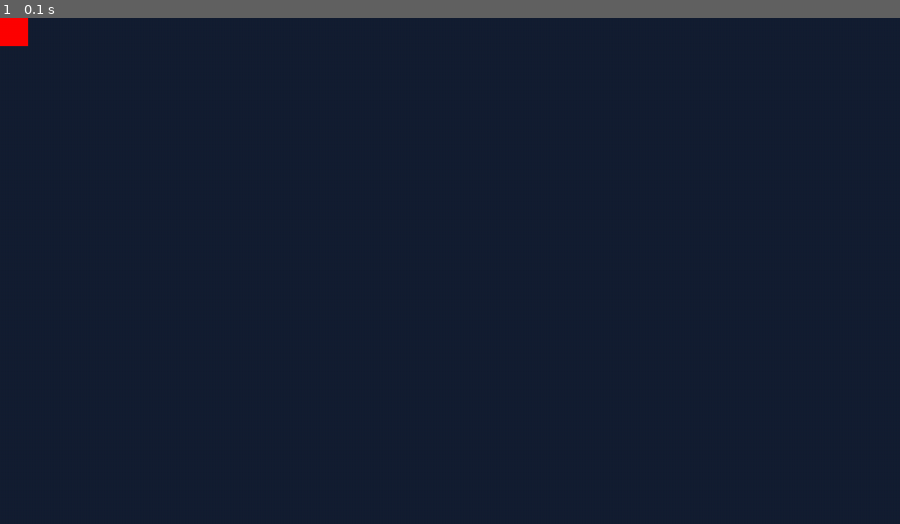
Above: before the commit, frame 1.
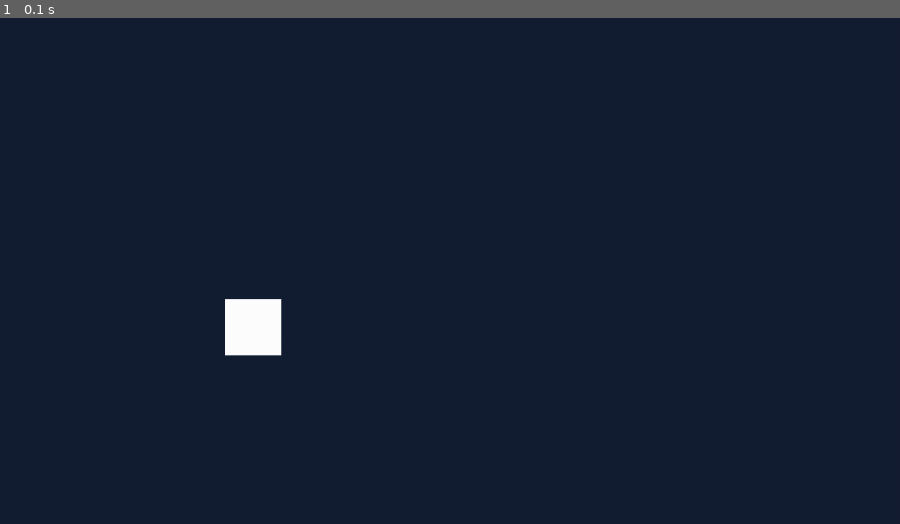
Above: after the commit, the same moment.

Repository: Additc/Curso-Python-Pygame
Game: pygame game, started from Snake_game/version_0_3/Snake03_game.py
Same seed, same stepped clock (60 frames per second), same inputs: the game is played once before the commit and once after it.
Inputs:
- Up to frame 1 (0.1 s): no input

The runs differ from the first frame. In frame 1, 0.9% of the frame differs, in the area x 0-32%, y 0-67%.

Commit message:
Snake Game

Diff:
--- a/Snake_game/version_0_3/Configuration.py
+++ b/Snake_game/version_0_3/Configuration.py
@@ -6,7 +6,12 @@
     _screen_size = (1280, 720)  # Resolución de la pantalla (ancho,alto)
     _game_title = "Snake game"   #Título del juego
     _background = (20, 30, 50)  # Fondo de la pantlla en formato RGB
+    _fps=8
 
+    #Configuraciones de la serpiente
+    _snake_block_size=80         #Tamaño del bloque de la serpiente
+    _snake_head_color=(255,255,255)   #Color de la cabeza de la serpiente
+    _snake_body_color=(0,255,0)    #Color del cuerpo de la serpiente
 
     @classmethod
     def get_screen_size(cls)->tuple[int,int]:
@@ -31,3 +36,35 @@
         :return:
         """
         return  cls._background
+
+    @classmethod
+    def get_fps(cls) -> int:
+        """
+        Getter para background.
+        :return:
+        """
+        return cls._fps
+
+    @classmethod
+    def get_snake_block_size(cls)->int:
+        """
+        Getter para _sanke_block_size.
+        :return:
+        """
+        return  cls._snake_block_size
+
+    @classmethod
+    def get_snake_head_color(cls)->tuple[int,int,int]:
+        """
+        Getter para snake_head_color.
+        :return:
+        """
+        return  cls._snake_head_color
+
+    @classmethod
+    def get_snake_body_color(cls) -> tuple[int, int, int]:
+        """
+        Getter para background.
+        :return:
+        """
+        return cls._snake_body_color
--- a/Snake_game/version_0_3/Game_funtionalities.py
+++ b/Snake_game/version_0_3/Game_funtionalities.py
@@ -18,7 +18,7 @@
     #Se regresa la bandera
     return game_over
 
-def screen_refresh(screen: pygame.surface.Surface,snake_head:SnakeBlock)->None:
+def screen_refresh(screen: pygame.surface.Surface,clock:pygame.time.Clock,snake_head:SnakeBlock)->None:
     """
     Función que administra los elementos visuales del juego.
     :return:
@@ -31,3 +31,6 @@
 
     #Se actuliza la pantalla
     pygame.display.flip()
+
+    #Se controla velocidad de pantalla de FPS del juego
+    clock.tick(Configurations.get_fps())
--- a/Snake_game/version_0_3/Snake.py
+++ b/Snake_game/version_0_3/Snake.py
@@ -1,17 +1,23 @@
 import pygame
 from pygame.sprite import Sprite
+from Configuration import Configurations
+from random import randint
 
 class SnakeBlock(Sprite):
 
-    def __init__(self):
+    def __init__(self,is_head:bool=False):
         """
         Constructor de clase
         """
-        super().__init__() #Llamar al super constructor de Sprite
+        super().__init__() #Se llama al constructor de la clase padre
 
-        color = (255,0,0)
+        if is_head:
+            color = Configurations.get_snake_head_color()
+        else:
+            color=Configurations.get_snake_body_color()
 
-        self.image=pygame.Surface((40,40))
+        snake_block_size=Configurations.get_snake_block_size()
+        self.image=pygame.Surface((snake_block_size,snake_block_size))
         self.image.fill(color)
 
         self.rect=self.image.get_rect()
@@ -24,3 +30,11 @@
         """
 
         screen.blit(self.image,self.rect)
+
+    def snake_head_init(self)->None:
+        screen_width=Configurations.get_screen_size()[0]
+        screen_height=Configurations.get_screen_size()[1]
+        snake_block_size=Configurations.get_snake_block_size()
+
+        self.rect.x= snake_block_size*randint(0,(screen_width//snake_block_size-1))
+        self.rect.y= snake_block_size*randint(0,(screen_height//snake_block_size-1))
--- a/Snake_game/version_0_3/Snake03_game.py
+++ b/Snake_game/version_0_3/Snake03_game.py
@@ -26,6 +26,9 @@
     #Se inicializa el módulo de pygame
     pygame.init()
 
+    #Se configura el reloj del juego
+    clock=pygame.time.Clock()
+
     #Se inicializa la pantalla
     screen=pygame.display.set_mode(Configurations.get_screen_size())
 
@@ -33,7 +36,8 @@
     pygame.display.set_caption(Configurations.get_game_title())  #Mostrar título
 
     #Se crea el bloque inicial de la serpiente (cabeza)
-    snake_head=SnakeBlock()
+    snake_head=SnakeBlock(is_head=True)
+    snake_head.snake_head_init()
 
     #Ciclo principal del videojuego
     game_over=False
@@ -43,7 +47,7 @@
         game_over=game_events()
 
         #Se dibujan los elementos gráficos en la pantalla
-        screen_refresh(screen,snake_head)
+        screen_refresh(screen, clock,snake_head)
 
     #Se cierran los recursos de pygame
     pygame.quit()
